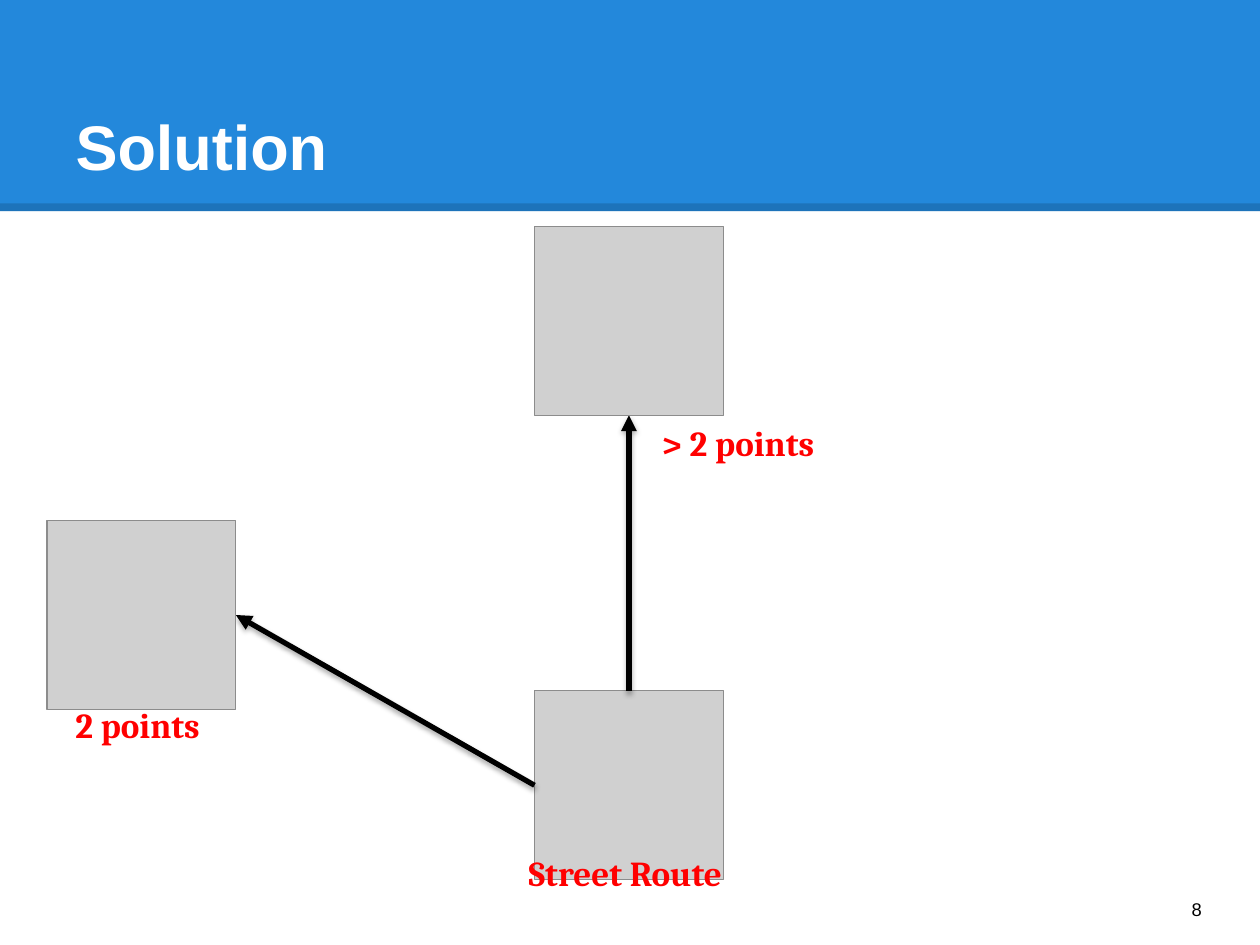
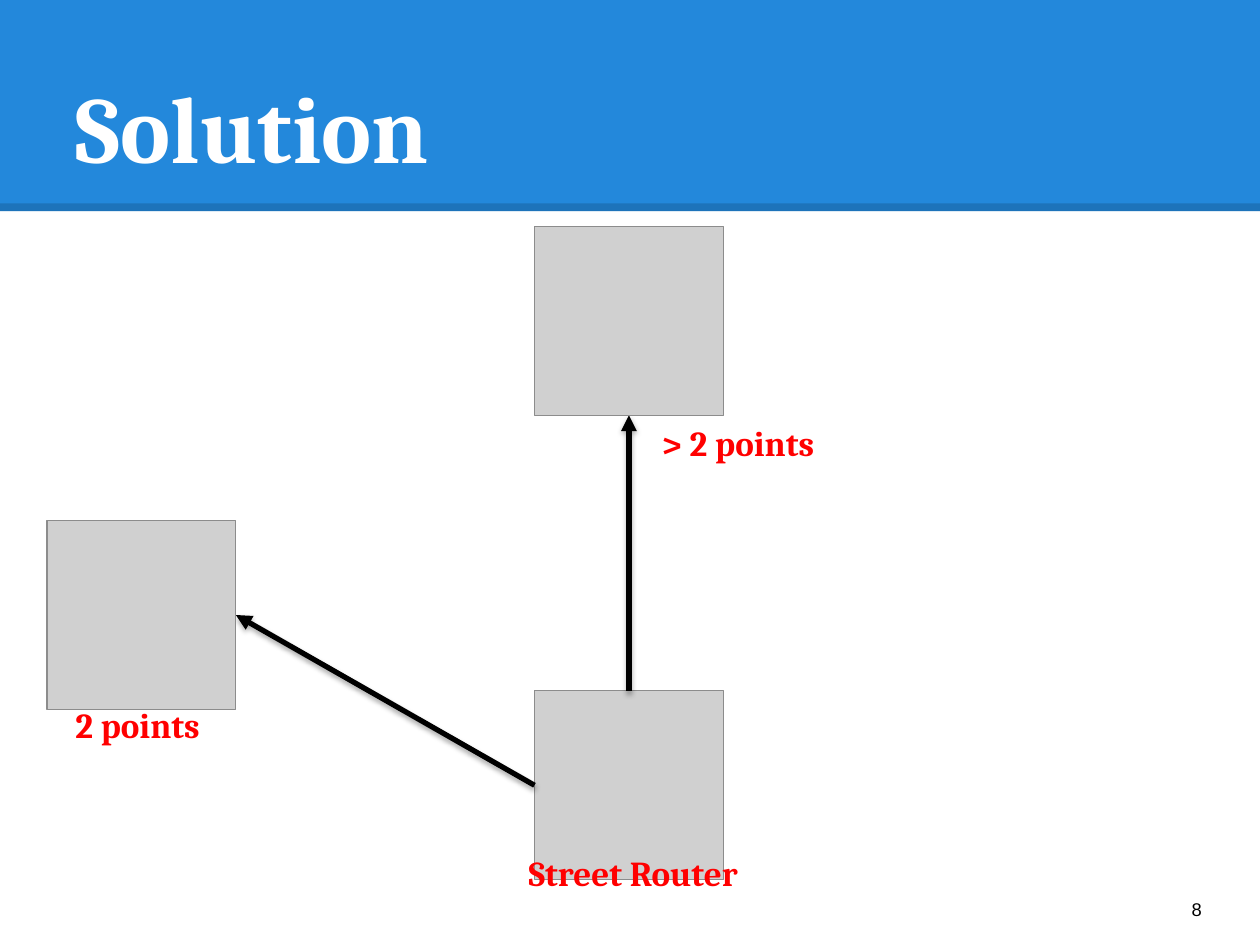
Before and after one commit to hqt/street-router, a slide deck: slide 8 of Document/presentation/bus/2 search bus.pptx. Drawn at 1260x945 pixels with LibreOffice and Linux fonts; fonts in the diff are those of the drawing; grey boxes stand for pictures. Boxes give left, top, right and bottom in pixels: in the first picture for what was removed or moved away, otherwise in the second. Text is boxed around its words. In the diff, an @@ line names an element or a change of style, - is before the commit and + after.

```diff
--- a/Document/presentation/bus/2 search bus.pptx
+++ b/Document/presentation/bus/2 search bus.pptx
@@ title "Solution" at <box>76,97,429,164</box>: size 36 to 54 pt, font Arial to Cambria @@
@@ text at <box>529,854,738,895</box>: text changed @@
-Street Route
+Street Router
```
Also in this commit, not shown: 7 other slides changed, 2 other files.
